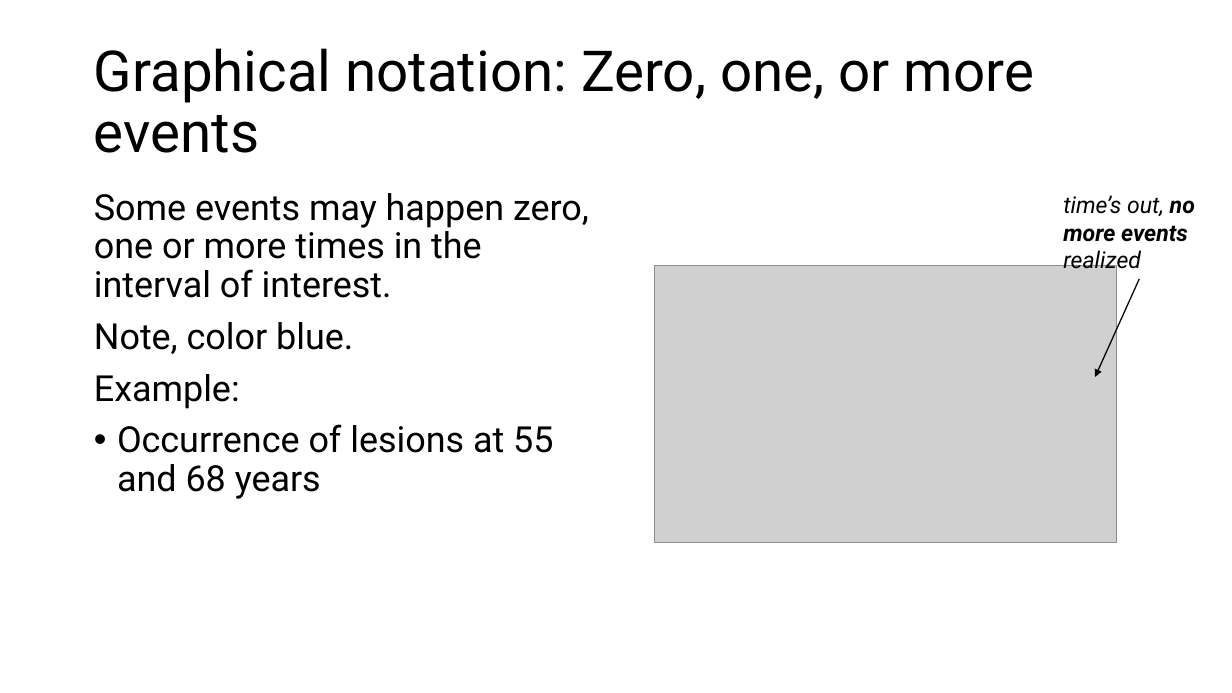
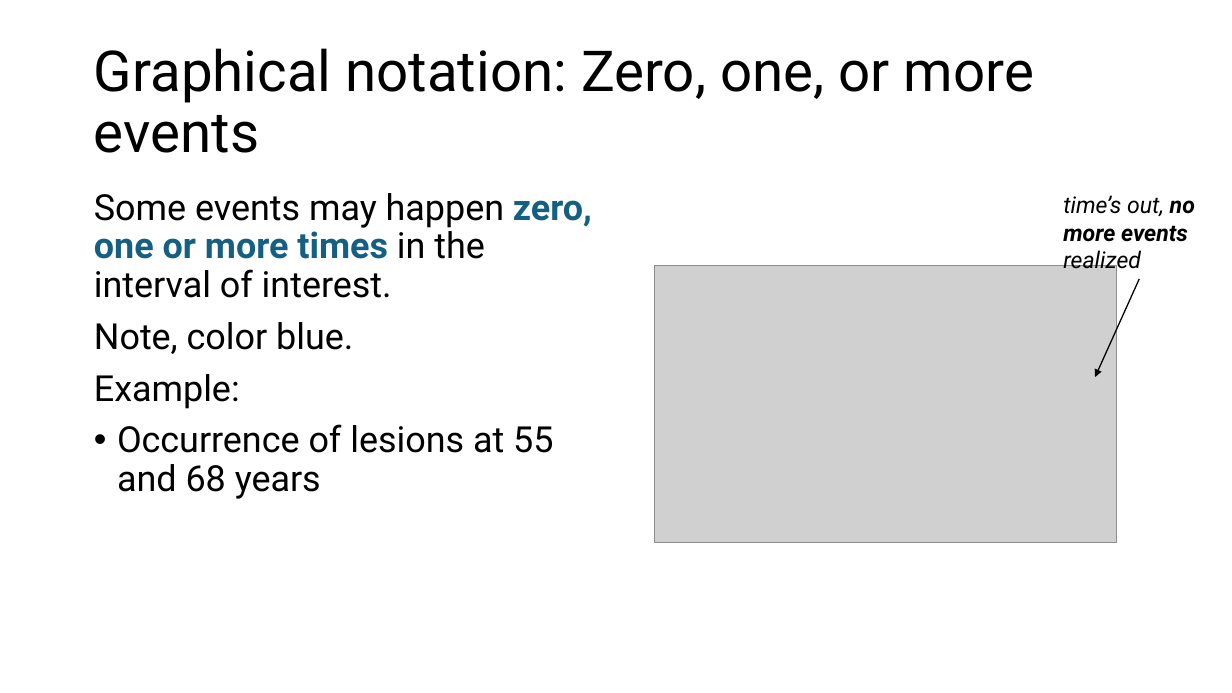
Before and after one commit to ttrikalin/des-R-course, a slide deck: slide 15 of 2025_SMDM/01_DES.pptx. Drawn at 1232x693 pixels with LibreOffice and Linux fonts; fonts in the diff are those of the drawing; grey boxes stand for pictures. Boxes give left, top, right and bottom in pixels: in the first picture for what was removed or moved away, otherwise in the second. Text is boxed around its words. In the diff, an @@ line names an element or a change of style, - is before the commit and + after.

Commit message:
Update 01_DES.pptx
Changed the color of the name of the type of processes in the text where they are introduced

```diff
--- a/2025_SMDM/01_DES.pptx
+++ b/2025_SMDM/01_DES.pptx
@@ text at (94,193,592,298): text colour #000000 to #156082, bold on in "zero, one or more times" @@
```
Also in this commit, not shown: 4 other slides changed.
